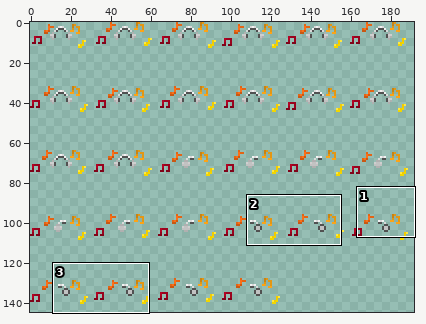
Two versions of one sprite sheet, Resources/Textures/_Moffstation/PersonalItems/Wearables/goblinsable/The_Rose_Of_Silence/The_Rose_Of_Silence.rsi/on-equipped-HELMET.png. Above, an overview of the earlier version with the close-up marked.
Close-up. As it was:
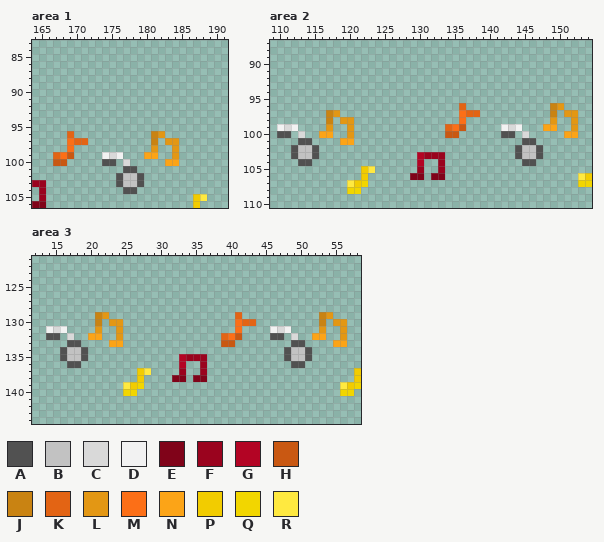
The file is 192x160 pixels. Shown: area 1: x 164..191, y 83..106; area 2: x 109..154, y 87..110; area 3: x 12..58, y 121..144. The wide view leaves out empty margins. The commit also changed other parts of the picture, which this record leaves out.
Palette (. is transparent): A #515151  B #c2c2c2  C #d9d9d9  D #f2f2f2  E #800319  F #9a031e  G #b30424  H #c95812  J #c98312  K #e36414  L #e39714  M #fc6f17  N #fca417  P #f2cc00  Q #f2d600  R #ffe940
Pixels before, area 1, first column x 164:
 96 .....K...........JL......
 97 .....MKK.........J.LL....
 98 .....M...........L..L....
 99 ...KMH....DCD...NN..L....
100 ...HH.....AA.C.....NN....
101 .............AA..........
102 ............ABBA.........
103 FF..........ABBA.........
104 .F...........AA..........
105 .F.....................PR
106 EE.....................P.
Pixels before, area 2, first column x 110:
 96 ..........................K............JL....
 97 .......JL.................MKK..........J.LL..
 98 .......J.LL...............M............L..L..
 99 DCD....L..L.............KMH.....DCD...NN..L..
100 AA.C..NN..L.............HH......AA.C.....NN..
101 ...AA....NN........................AA........
102 ..ABBA............................ABBA.......
103 ..ABBA..............GFFF..........ABBA.......
104 ...AA...............G..F...........AA........
105 ............PR......F..F.....................
106 ............P......EE.EE...................RP
107 ..........RPQ..............................QQ
108 ..........QQ.................................
Pixels before, area 3, first column x 14:
129 .......JL..................K...........JL....
130 .......J.LL................MKK.........J.LL..
131 DCD....L..L................M....DCD....L..L..
132 AA.C..NN..L..............KMH....AA.C..NN..L..
133 ...AA....NN..............HH........AA....NN..
134 ..ABBA............................ABBA.......
135 ..ABBA.............GFFF...........ABBA.......
136 ...AA..............G..F............AA........
137 .............PR....F..F.....................P
138 .............P....EE.EE.....................P
139 ...........RPQ............................RPQ
140 ...........QQ.............................QQ.
After the commit:
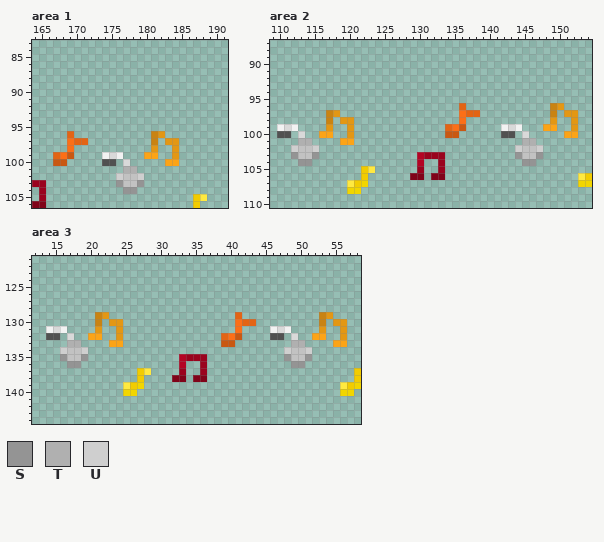
Colours new in this view: S #949494  T #b0b0b0  U #cfcfcf
What changed:
Area 1:
y 101: x 177..178 AA -> TT
y 102: x 176 A -> U; x 179 A -> U
y 103: x 176 A -> S; x 179 A -> S
y 104: x 177..178 AA -> SS
Area 2:
y 101: x 113..114 AA -> TT; x 145..146 AA -> TT
y 102: x 112 A -> U; x 115 A -> U; x 144 A -> U; x 147 A -> U
y 103: x 112 A -> S; x 115 A -> S; x 144 A -> S; x 147 A -> S
y 104: x 113..114 AA -> SS; x 145..146 AA -> SS
Area 3:
y 133: x 17..18 AA -> TT; x 49..50 AA -> TT
y 134: x 16 A -> U; x 19 A -> U; x 48 A -> U; x 51 A -> U
y 135: x 16 A -> S; x 19 A -> S; x 48 A -> S; x 51 A -> S
y 136: x 17..18 AA -> SS; x 49..50 AA -> SS
Where, in picture pixels (left, top, right, bottom), the same in both close-ups:
changed: (116, 166, 144, 194)
changed: (291, 138, 319, 166)
changed: (515, 138, 543, 166)
changed: (60, 340, 88, 368)
changed: (284, 340, 312, 368)
